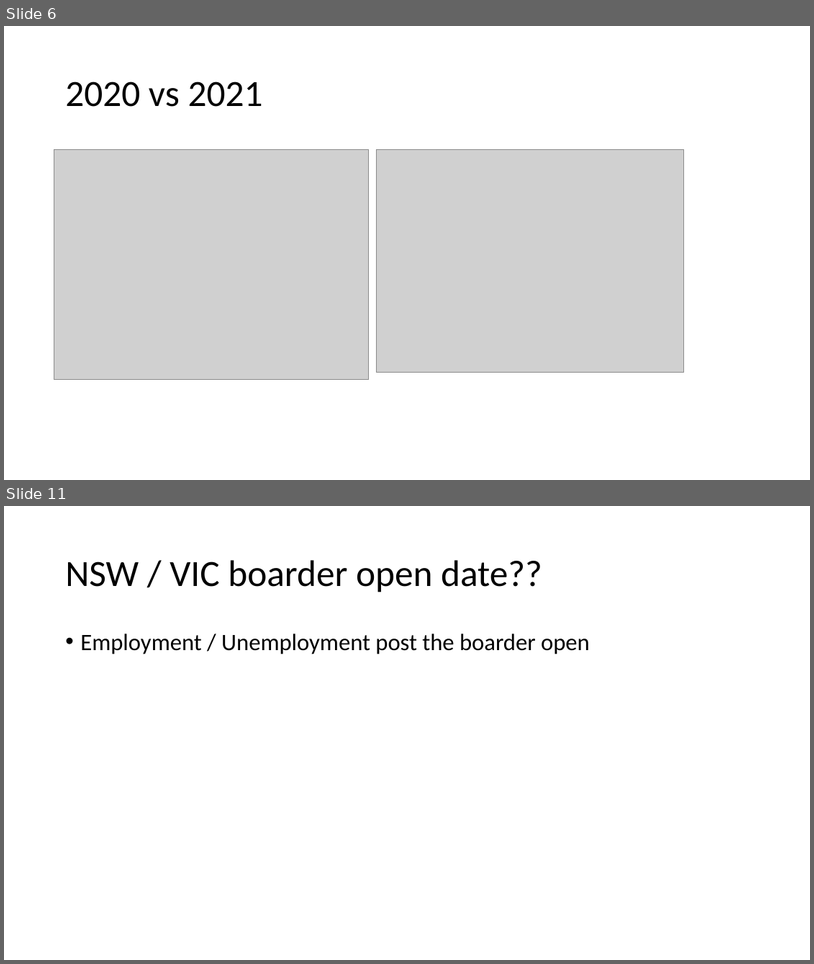
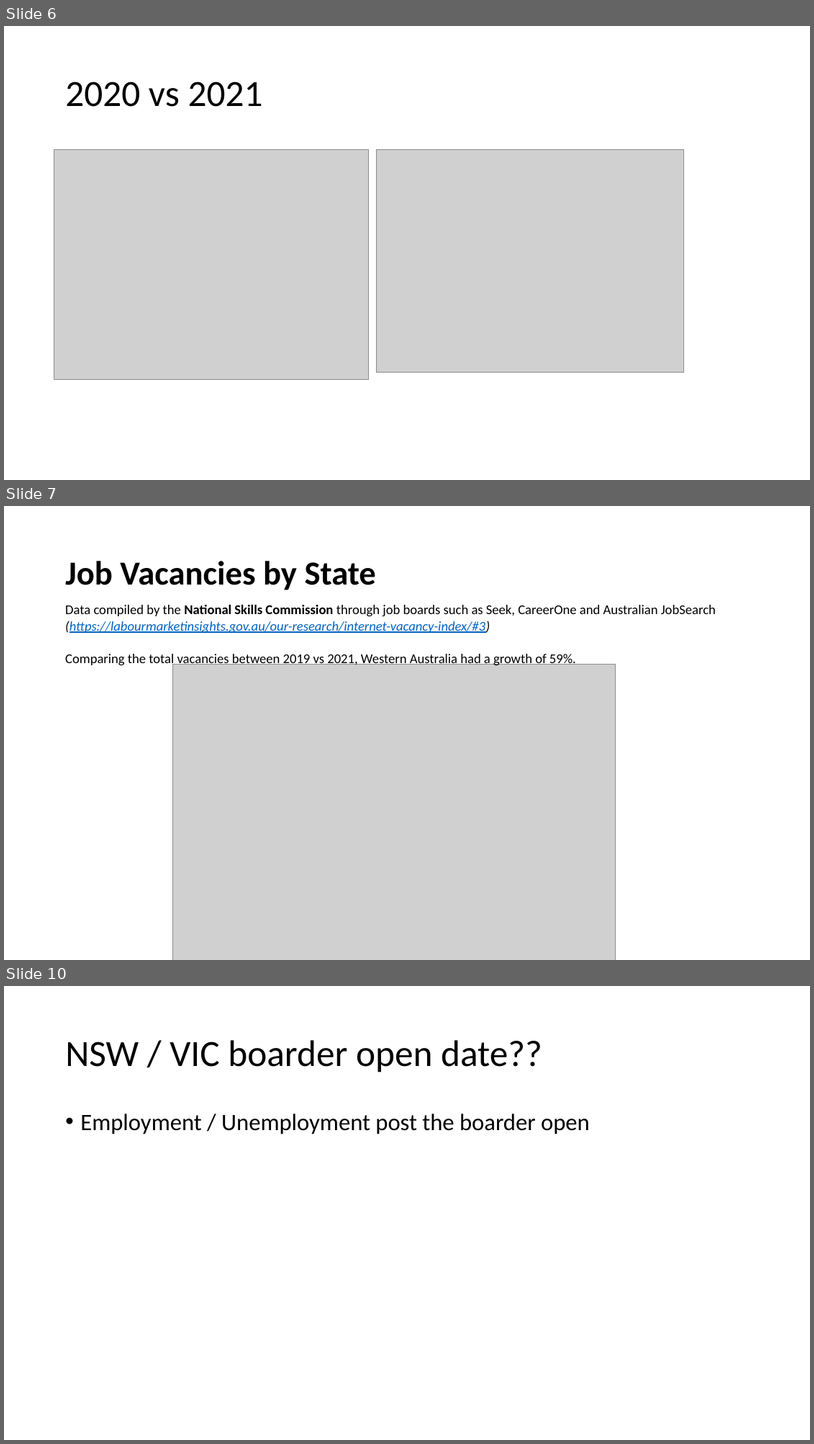
Before and after one commit to CarmenK2/GroupProject1, a slide deck: Presentation_ppt.pptx. Shown one above the other, each under a label of ours: slides 6 and 11 before the commit, slides 6, 7 and 10 after it; the slides between them are not shown. The pictures are 814x964 and 814x1444 pixels, drawn with LibreOffice and Linux fonts; fonts in the diff are those of the drawing; grey boxes stand for pictures. Boxes give left, top, right and bottom in pixels: in the first picture for what was removed or moved away, otherwise in the second. Text is boxed around its words. In the diff, an @@ line names an element or a change of style, - is before the commit and + after.

```diff
--- a/Presentation_ppt.pptx
+++ b/Presentation_ppt.pptx
@@ slide 7 added at <box>4,506,810,960</box>, background #FFFFFF @@
@@ title added at <box>65,561,376,590</box>, 40 pt, text #000000, bold @@
+Job Vacancies by State
@@ text added at <box>65,605,716,667</box>, 16 pt, text #000000 @@
+Data compiled by the National Skills Commission through job boards such as Seek, CareerOne and Australian JobSearch (https://labourmarketinsights.gov.au/our-research/internet-vacancy-index/#3)
+Comparing the total vacancies between 2019 vs 2021, Western Australia had a growth of 59%.
@@ picture added at <box>172,664,615,960</box> @@
@@ what was slide 11 is now slide 10 @@
```
Also in this commit, not shown: 2 slides changed, 2 slides removed, 5 other files.
